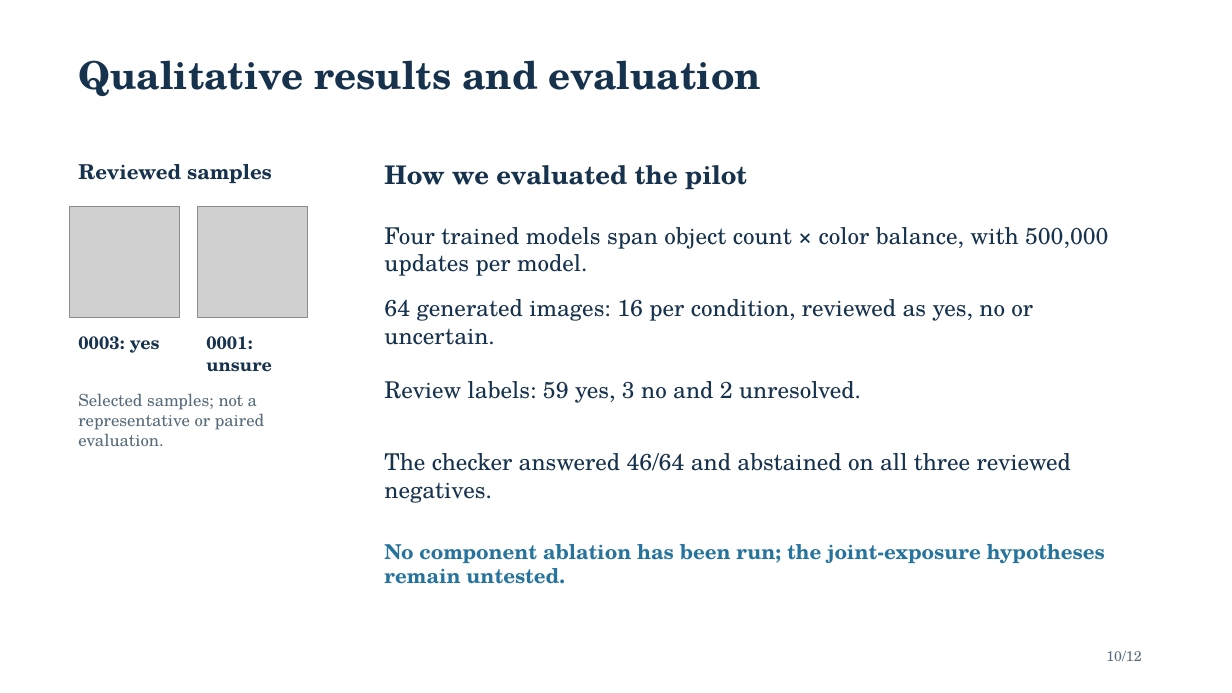
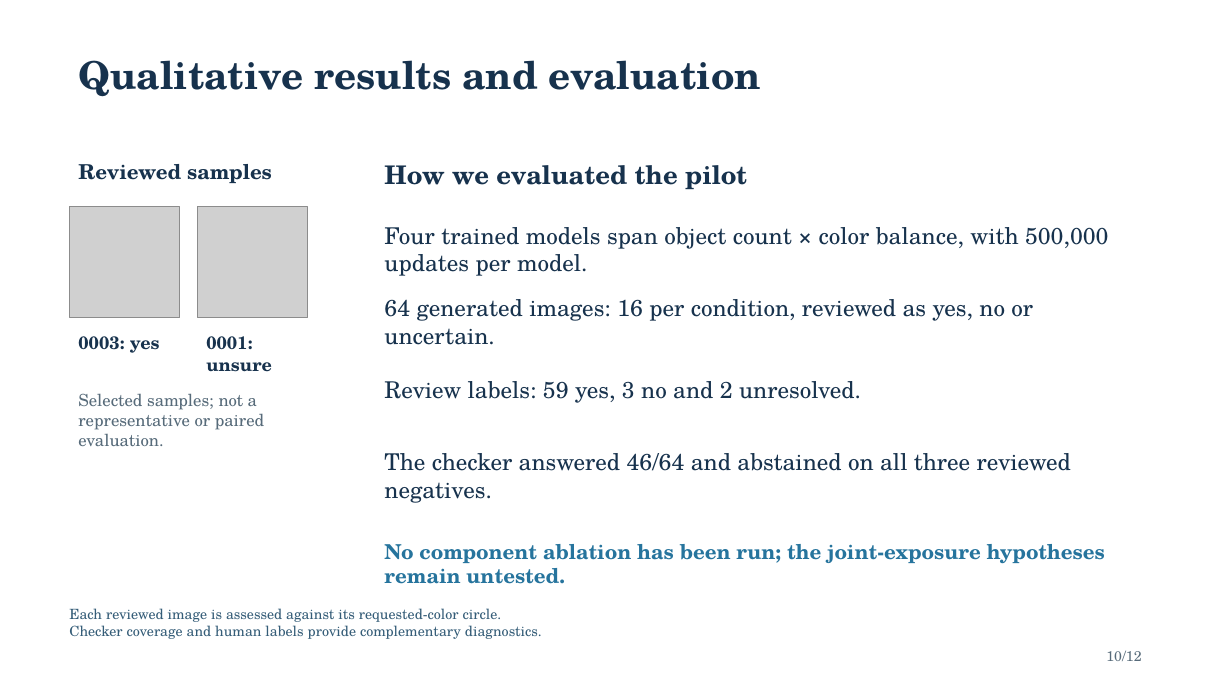
Before and after one commit to Space-Dev0/muadib, a slide deck: slide 10 of presentation/powerpoint/submission-final.pptx. Drawn at 1232x693 pixels with LibreOffice and Linux fonts; fonts in the diff are those of the drawing; grey boxes stand for pictures. Boxes give left, top, right and bottom in pixels: in the first picture for what was removed or moved away, otherwise in the second. Text is boxed around its words. In the diff, an @@ line names an element or a change of style, - is before the commit and + after.

```diff
--- a/presentation/powerpoint/submission-final.pptx
+++ b/presentation/powerpoint/submission-final.pptx
@@ text added at box(69, 608, 542, 639), 11 pt, text #355D78 @@
+Each reviewed image is assessed against its requested-color circle.
+Checker coverage and human labels provide complementary diagnostics.
```
Also in this commit, not shown: 11 other slides changed, 5 other files.
